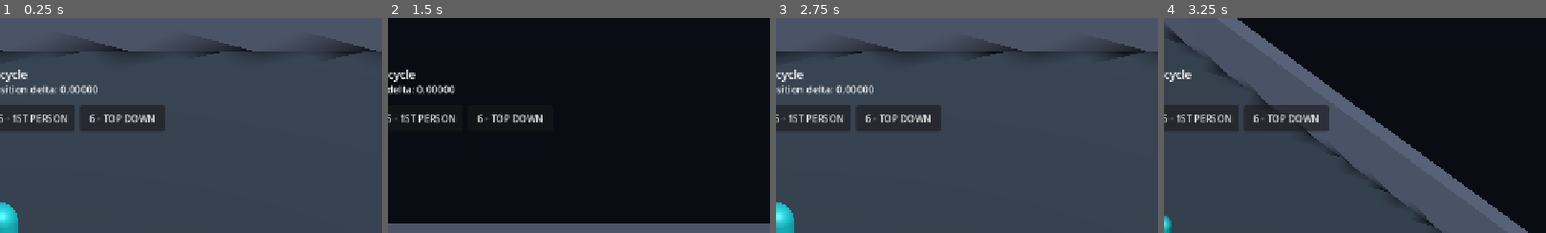
Above: before the commit, frames 1-4 (left to right).
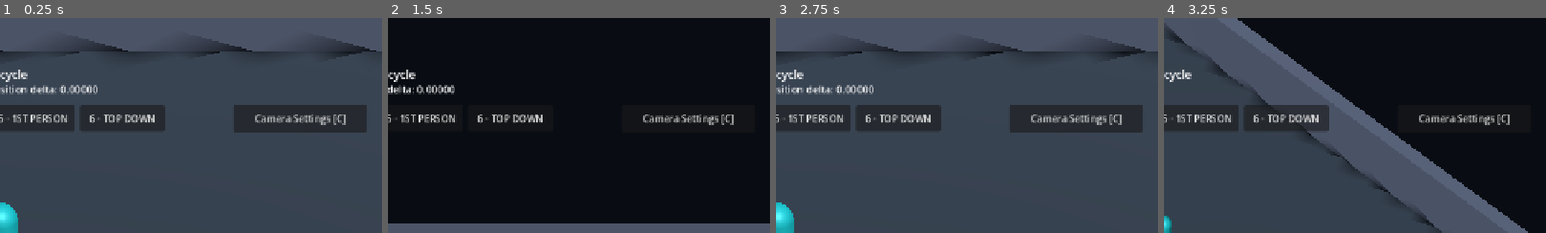
Above: after the commit, the same moments.

Repository: bravado/ACTION-5
Game: Godot game, scene res://demo/main.tscn
Two runs of this game, one before a commit and one after it. Both use one fixed random seed, a clock stepped at 60 frames per second and the inputs below.
Inputs (mouse positions are % of the whole screen's width and height, from its top left):
- Up to frame 1 (0.25 s): no input
- Up to frame 2 (1.5 s): click (89, 23) at 0.5 s, where only the run after the commit has a clickable "Camera Settings [C]"; click "1 · SIDE" at 1.25 s
- Up to frame 3 (2.75 s): click "2 · BEAT'EM UP" at 2 s
- Up to frame 4 (3.25 s): click "3 · ISOMETRIC" at 2.75 s
The pictures show only the part of the screen within x 50-100%, y 0-50%; the shares and areas given below are measured in that part.

The runs differ from the first frame. In frame 1, 4.2% of the frame differs, in the area x 61-96%, y 40-54%; in frame 2, 0.7%; in frame 3, 4.2%; in frame 4, 0.7%.

Commit message:
feat(demo): add toggleable camera tuning panel to six-mode HUD

Diff:
--- a/demo/main.tscn
+++ b/demo/main.tscn
@@ -1,10 +1,11 @@
-[gd_scene load_steps=17 format=3]
+[gd_scene load_steps=18 format=3]
 
 [ext_resource type="Script" path="res://demo/main.gd" id="1_main"]
 [ext_resource type="PackedScene" path="res://demo/player.tscn" id="2_player"]
 [ext_resource type="Script" path="res://addons/action5/camera/view_manager.gd" id="3_manager"]
 [ext_resource type="Script" path="res://addons/action5/camera/camera_rig.gd" id="4_rig"]
 [ext_resource type="Script" path="res://addons/action5/camera/view_input.gd" id="5_input"]
+[ext_resource type="Script" path="res://addons/action5/camera/camera_settings_panel.gd" id="6_settings"]
 
 [sub_resource type="BoxMesh" id="BoxMesh_floor"]
 size = Vector3(28, 0.4, 18)
@@ -186,3 +187,18 @@
 [node name="Mode6" type="Button" parent="Hud/ModeButtons"]
 custom_minimum_size = Vector2(142, 44)
 text = "6 · TOP DOWN"
+
+[node name="SettingsToggle" type="Button" parent="Hud"]
+offset_left = 1031.0
+offset_top = 145.0
+offset_right = 1255.0
+offset_bottom = 191.0
+text = "Camera Settings [C]"
+
+[node name="CameraSettings" type="PanelContainer" parent="Hud"]
+visible = false
+offset_left = 910.0
+offset_top = 204.0
+offset_right = 1254.0
+offset_bottom = 650.0
+script = ExtResource("6_settings")
